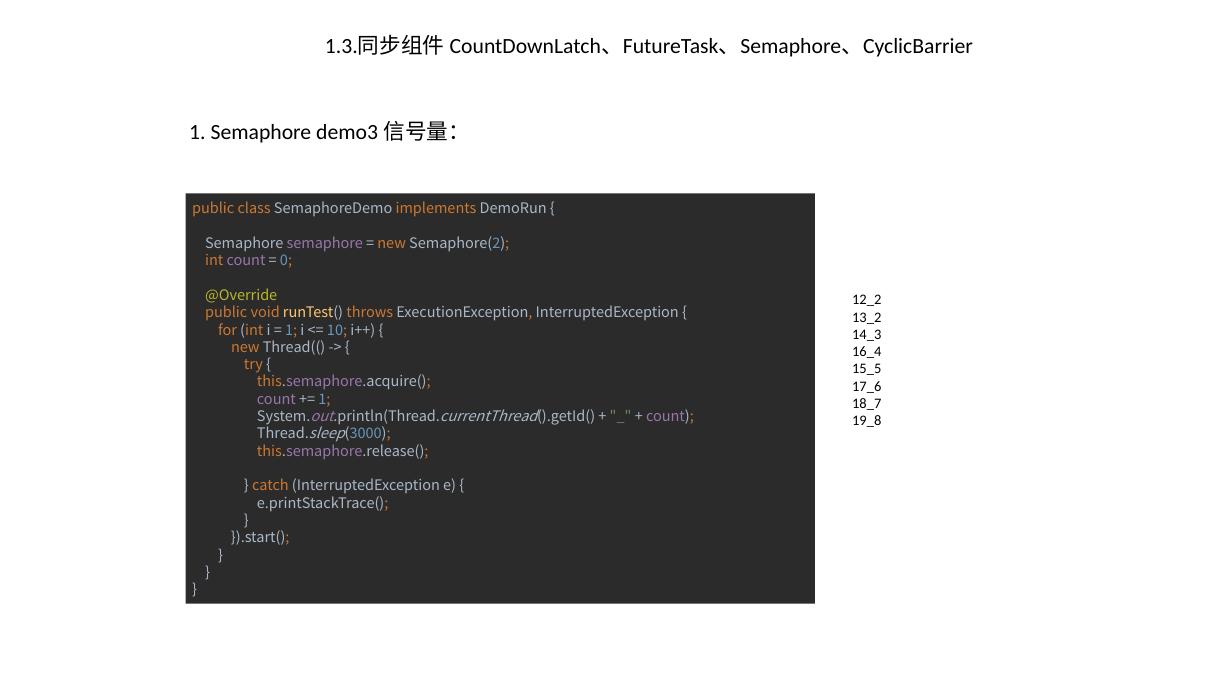
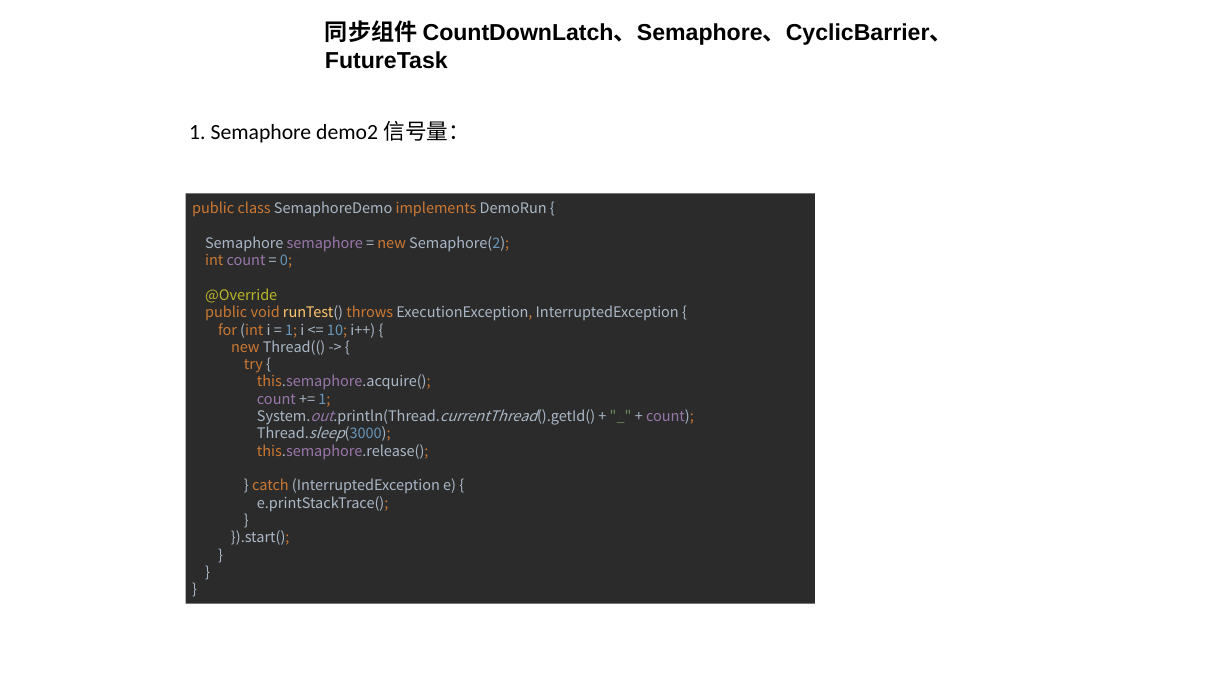
Before and after one commit to huangshumei/concurrentDemo, a slide deck: slide 17 of doc/concurrency-冯建.pptx (slide 15 before the commit). Drawn at 1232x693 pixels with LibreOffice and Linux fonts; fonts in the diff are those of the drawing. Boxes give left, top, right and bottom in pixels: in the first picture for what was removed or moved away, otherwise in the second. Text is boxed around its words. In the diff, an @@ line names an element or a change of style, - is before the commit and + after.

```diff
--- a/doc/concurrency-冯建.pptx
+++ b/doc/concurrency-冯建.pptx
@@ text at (325,20,953,69): text changed; size 16.9 to 18 pt; font Calibri to Arial; bold on @@
-1.3.同步组件 CountDownLatch、FutureTask、Semaphore、CyclicBarrier
+同步组件 CountDownLatch、Semaphore、CyclicBarrier、FutureTask
@@ text at (189,121,470,143): text changed @@
-1. Semaphore demo3 信号量：
+1. Semaphore demo2 信号量：
@@ text removed at (852,294,881,427) @@
-12_2
-13_2
-14_3
-16_4
-15_5
-17_6
-18_7
-19_8
```
Also in this commit, not shown: 26 other slides changed, 7 slides added, 12 slides removed, 18 other files.
